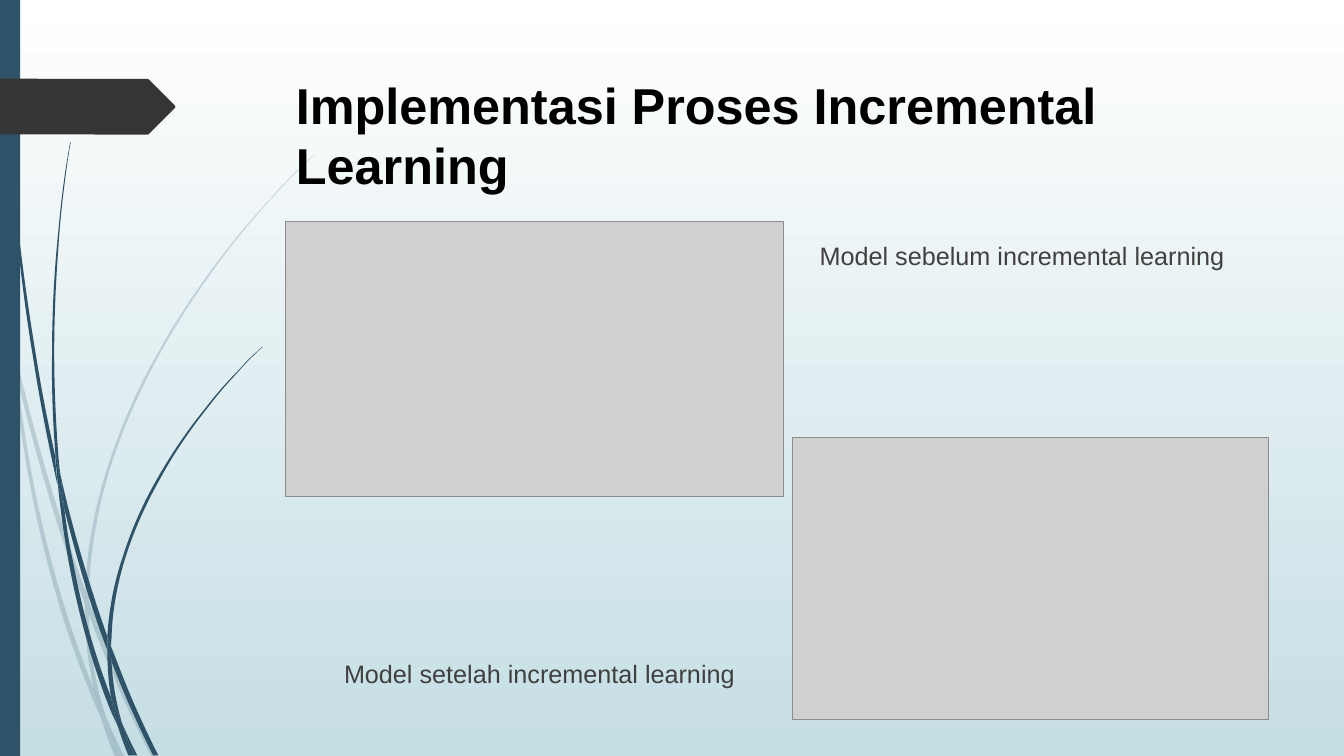
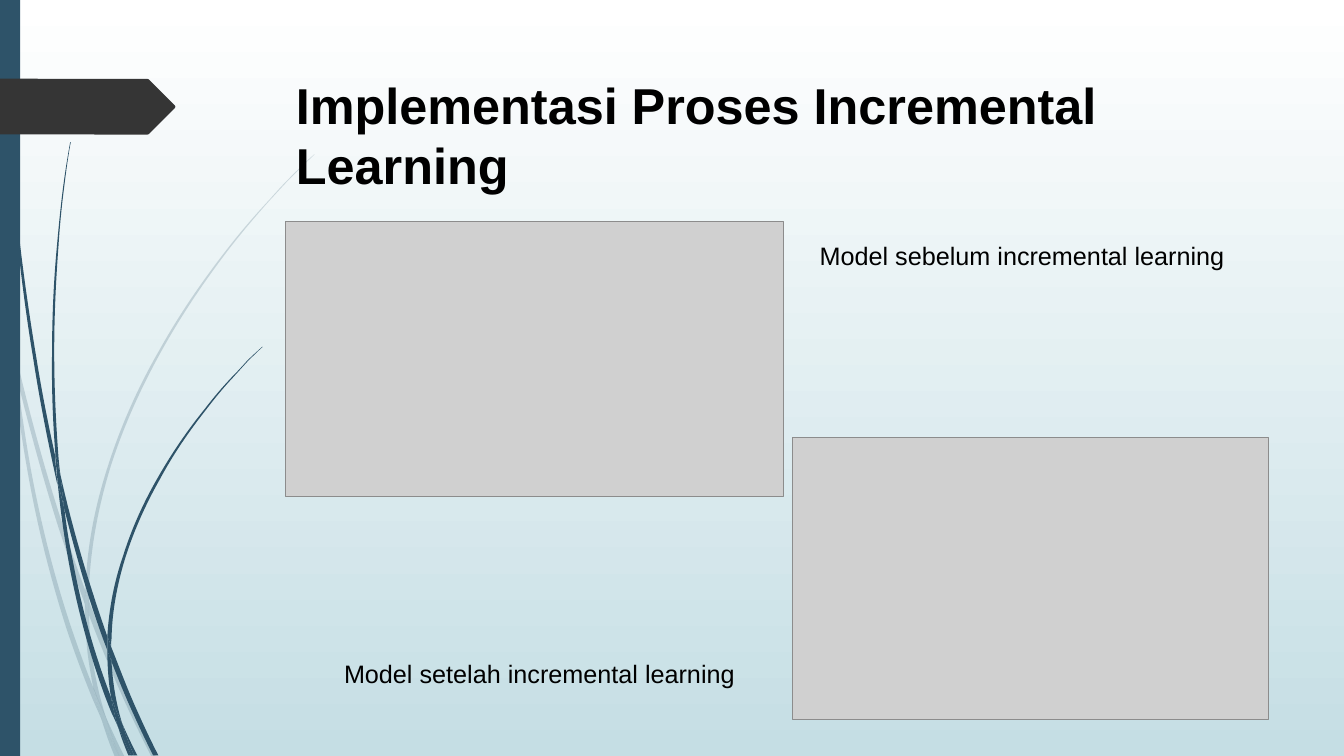
Before and after one commit to agus4171/TA-AJK, a slide deck: slide 17 of TA/5112100036-PPT.pptx. Drawn at 1344x756 pixels with LibreOffice and Linux fonts; fonts in the diff are those of the drawing; grey boxes stand for pictures. Boxes give left, top, right and bottom in pixels: in the first picture for what was removed or moved away, otherwise in the second. Text is boxed around its words. In the diff, an @@ line names an element or a change of style, - is before the commit and + after.

```diff
--- a/TA/5112100036-PPT.pptx
+++ b/TA/5112100036-PPT.pptx
@@ text "Model sebelum incremental learning" at [820,246,1225,271]: text colour #404040 to #000000 @@
@@ text "Model setelah incremental learning" at [344,664,735,689]: text colour #404040 to #000000 @@
```
Also in this commit, not shown: 5 other slides changed, 6 slides removed, 17 other files.
